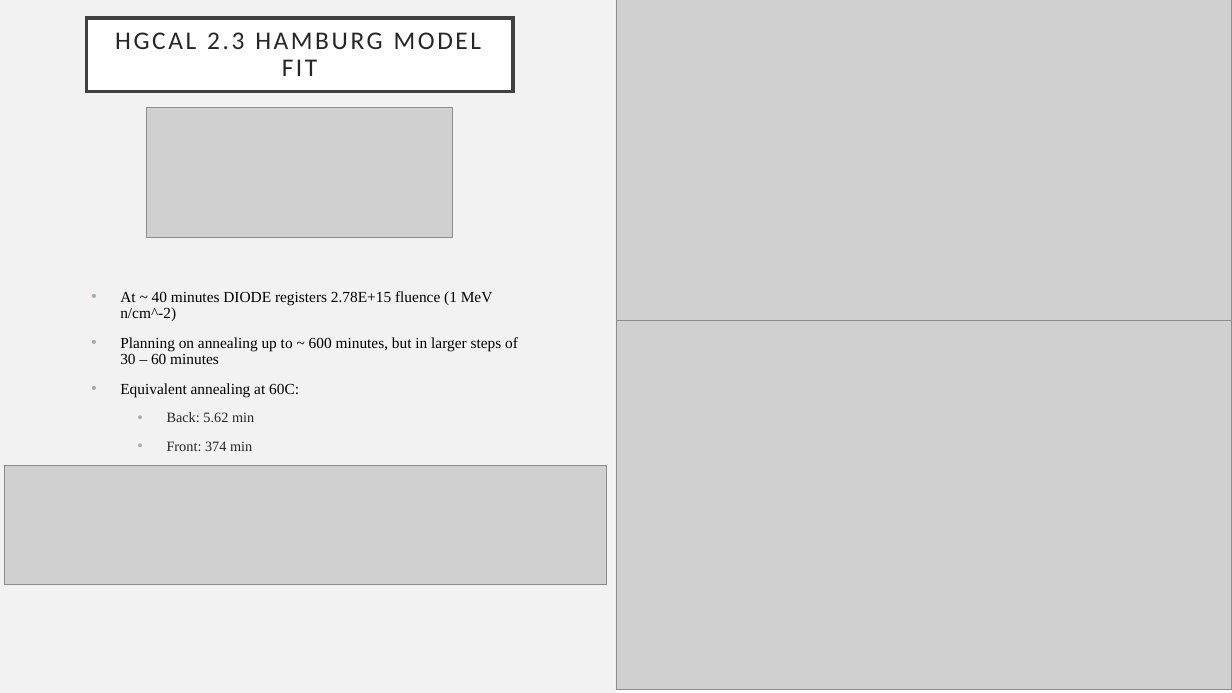
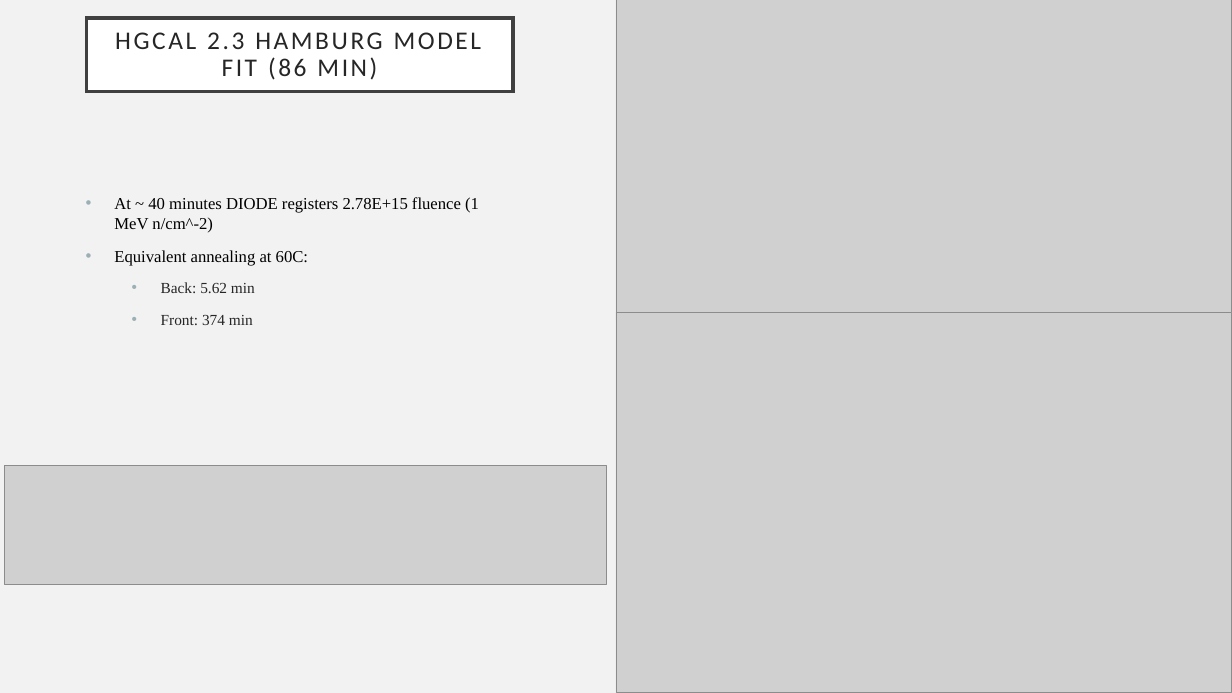
Before and after one commit to ctiley/CERN_CMS_Silicon_Sensor, a slide deck: slide 3 of Diodes/HGCAL/Presentation/2022_02_HGCAL_Diodes_Hamburg.pptx. Drawn at 1232x693 pixels with LibreOffice and Linux fonts; fonts in the diff are those of the drawing; grey boxes stand for pictures; background and template pictures are left out. Boxes give left, top, right and bottom in pixels: in the first picture for what was removed or moved away, otherwise in the second. Text is boxed around its words. In the diff, an @@ line names an element or a change of style, - is before the commit and + after.

```diff
--- a/Diodes/HGCAL/Presentation/2022_02_HGCAL_Diodes_Hamburg.pptx
+++ b/Diodes/HGCAL/Presentation/2022_02_HGCAL_Diodes_Hamburg.pptx
@@ title at <box>207,32,377,80</box>: text changed @@
-HGCAL 2.3 HAMBURG MODEL FIT
+HGCAL 2.3 HAMBURG MODEL FIT (86 MIN)
@@ picture removed at <box>147,108,453,238</box> @@
@@ text "At ~ 40 minutes DIODE ...": place and size @@
-text "At ~ 40 minutes DIODE ..." at <box>120,291,518,451</box>
+text "At ~ 40 minutes DIODE ..." at <box>114,197,479,325</box>
@@ text "At ~ 40 minutes DIODE ..." at <box>114,197,479,325</box>: size 12 to 13 pt in "At ~ 40 minutes DIODE registers 2.78E+15 ...", "Equivalent annealing at 60C:"; size 11.1 to 12 pt in "Back: 5.62 min", "Front: 374 min"; line spacing 0.9 to 1 @@
@@ picture: place and size @@
-picture at <box>616,321,1232,690</box>
+picture at <box>616,312,1232,693</box>
@@ text at <box>120,337,518,364</box>: paragraph removed @@
-• Planning on annealing up to ~ 600 minutes, but in larger steps of 30 – 60 minutes
```
Also in this commit, not shown: 2 other slides changed, 8 other files.
